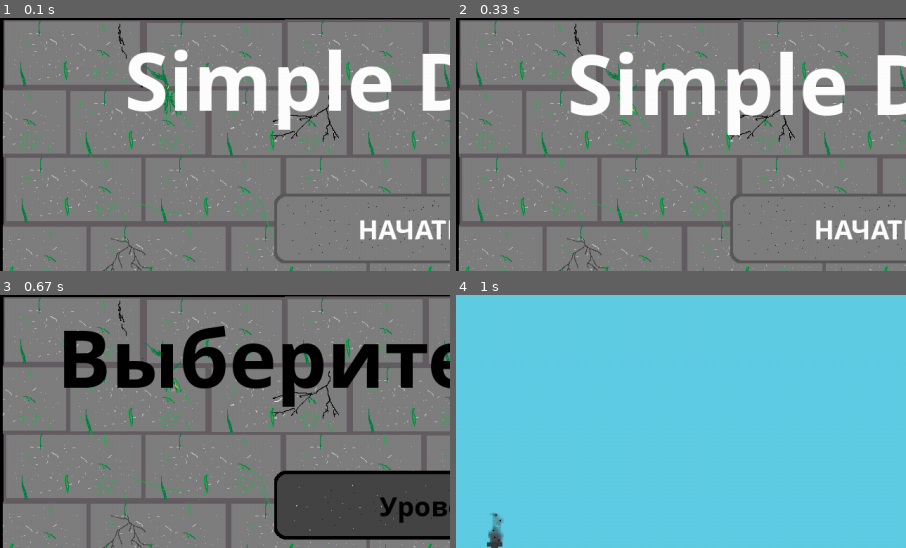
Above: before the commit, frames 1-4 (two rows, left to right).
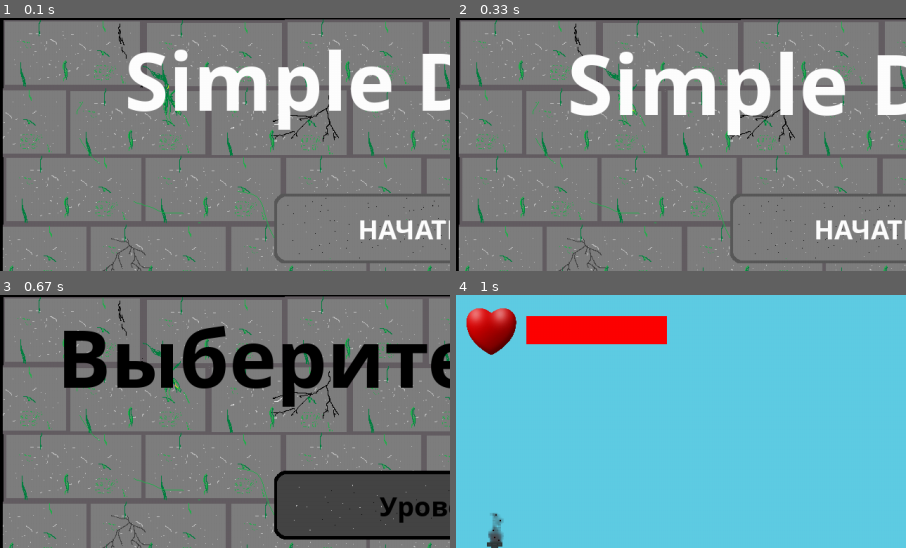
Above: after the commit, the same moments.

Repository: plov-cyber/Simple_Dungeon_PyGame
Game: pygame game, started from main.py
Two runs of this game, one before a commit and one after it. Both use one fixed random seed, a clock stepped at 60 frames per second and the inputs below.
Inputs (mouse positions are % of the whole screen's width and height, from its top left):
- Up to frame 1 (0.1 s): no input
- Up to frame 2 (0.33 s): no input
- Up to frame 3 (0.67 s): click (50, 42) at 0.38 s
- Up to frame 4 (1 s): tap Space at 0.67 s
The pictures show only the part of the screen within x 0-50%, y 0-50%; the shares and areas given below are measured in that part.

Frames 1-3 are identical in both runs. In frame 4, 5.2% of the frame differs, in the area x 2-47%, y 5-24%.

Commit message:
RELEASE2.1(health bar)

Diff:
--- a/main.py
+++ b/main.py
@@ -146,7 +146,7 @@
                     self.rect.x -= self.vx
                 else:
                     self.right = True
-            elif self.ticks % 30 == 0:
+            elif self.ticks % 20 == 0:
                 collider.health -= self.dmg
             self.image = pygame.transform.flip(self.image0, not self.right, 0)
             self.ticks = (self.ticks + 1) % 120
@@ -332,8 +332,6 @@
         if pygame.sprite.spritecollideany(self, now_level.platforms):
             self.x, self.rect.x = self.safe_x
 
-        print(self.x)
-
     def update(self):
         """Обновление координат персонажа при взаимодействии с ним."""
 
@@ -442,6 +440,46 @@
             self.image = BTN_IMGS[0]
         self.screen.blit(self.text, (self.rect.x + (self.rect.width - self.text.get_width()) // 2,
                                      self.rect.y + (self.rect.height - self.text.get_height()) // 2))
+
+
+class Health(pygame.sprite.Sprite):
+    """Класс шкалы здоровья игрока."""
+
+    def __init__(self, x, y, screen, img, color):
+        """Инициализация спрайта."""
+
+        super().__init__(heart_group)
+        self.color = color
+        self.screen = screen
+        self.image = img
+        self.rect = self.image.get_rect()
+        self.rect.x, self.rect.y = x, y
+
+    def update(self):
+        """Обновление шкалы здоровья."""
+
+        if self.color == (255, 0, 0):
+            self.screen.blit(self.image, (self.rect.x, self.rect.y))
+            pygame.draw.rect(self.screen, self.color,
+                             (self.rect.x + self.rect.width + 10, self.rect.y + self.rect.height // 4, hero.full_health * 2,
+                              self.rect.height // 2), 1)
+
+            if hero.health >= 0:
+                pygame.draw.rect(self.screen, self.color,
+                                 (self.rect.x + self.rect.width + 10, self.rect.y + self.rect.height // 4, hero.health * 2,
+                                  self.rect.height // 2))
+
+        collider = pygame.sprite.spritecollideany(hero, now_level.enemies)
+        if collider and self.color == (0, 0, 0):
+            self.screen.blit(self.image, (self.rect.x, self.rect.y))
+            pygame.draw.rect(self.screen, self.color,
+                             (self.rect.x - 10 - collider.full_health * 2, self.rect.y + self.rect.height // 4,
+                              collider.full_health * 2,
+                              self.rect.height // 2), 1)
+            if collider.health >= 0:
+                pygame.draw.rect(self.screen, self.color, (
+                    self.rect.x - 10 - collider.health * 2, self.rect.y + self.rect.height // 4, collider.health * 2,
+                    self.rect.height // 2))
 
 
 # Константы.
@@ -478,6 +516,7 @@
 win_buttons = pygame.sprite.Group()
 game_over_buttons = pygame.sprite.Group()
 hero_group = pygame.sprite.Group()
+heart_group = pygame.sprite.Group()
 level = pygame.sprite.Group()
 clouds = pygame.sprite.Group()
 platforms = pygame.sprite.Group()
@@ -503,6 +542,8 @@
 MNSTR_IMGS = [load_image('slime.png'), pygame.transform.scale(load_image('boss.png', (255, 255, 255)), (50, 80)),
               pygame.transform.scale(load_image('ghost.png'), (30, 60))]
 LVL_IMGS = [load_image('level_1.png')]
+HEART_IMGS = [pygame.transform.scale(load_image('heart.png'), (80, 80)),
+              pygame.transform.scale(load_image('bl_heart.png'), (80, 80))]
 
 # Загрузка звуков и музыки.
 btn_sound = load_sound(1, 'btn_sound.wav')
@@ -530,12 +571,14 @@
 
 # Уровень.
 lvl_sc = pygame.Surface((WIN_WIDTH, WIN_HEIGHT))
+heart = Health(10, 10, lvl_sc, HEART_IMGS[0], (255, 0, 0))
+bl_heart = Health(1190, 10, lvl_sc, HEART_IMGS[1], (0, 0, 0))
 level_x = 0
 now_level = None
 level_num = None
 LEVELS = [Level(pygame.transform.scale(LVL_IMGS[0], (6144, 1440)),
-                [Monster(710, 10, 50, 200, MNSTR_IMGS[0]), Monster(1600, 20, 70, 350, MNSTR_IMGS[1]),
-                 Monster(2755, 30, 80, 250, MNSTR_IMGS[2])],
+                [Monster(710, 20, 50, 200, MNSTR_IMGS[0]), Monster(1600, 30, 100, 350, MNSTR_IMGS[1]),
+                 Monster(2755, 40, 150, 250, MNSTR_IMGS[2])],
                 [Platform(552, 496), Platform(650, 476),
                  Platform(1296, 496), Platform(1394, 476), Platform(1488, 454),
                  Platform(2214, 486), Platform(2306, 454), Platform(2404, 476), Platform(2500, 454),
@@ -702,6 +745,7 @@
         if ticks == random.randint(0, 75):
             Cloud()
         clouds.draw(lvl_sc)
+        heart_group.update()
         hero_group.update()
         now_level.enemies.update()
         now_level.platforms.update()
Binary file added: sources/bl_heart.png
Binary file added: sources/heart.png
